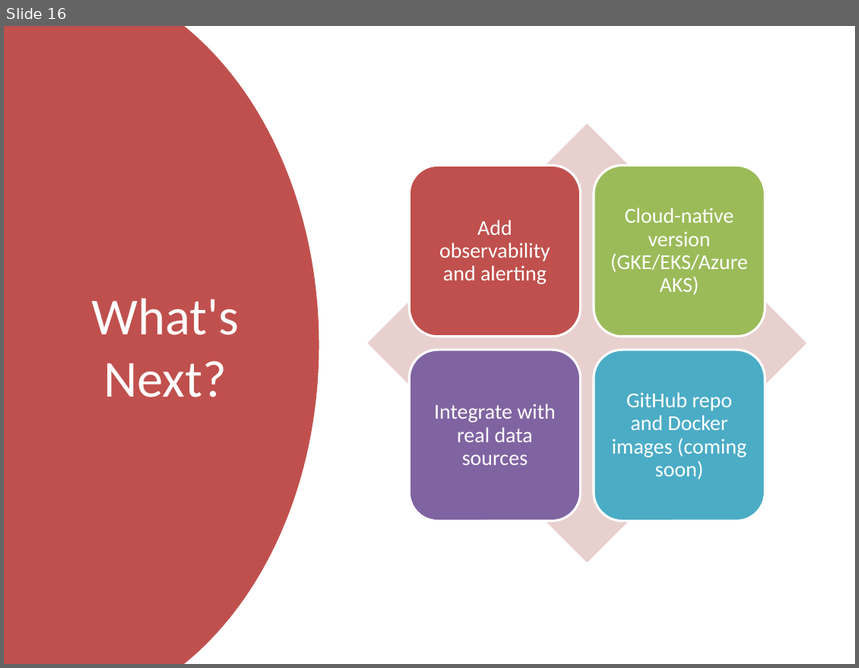
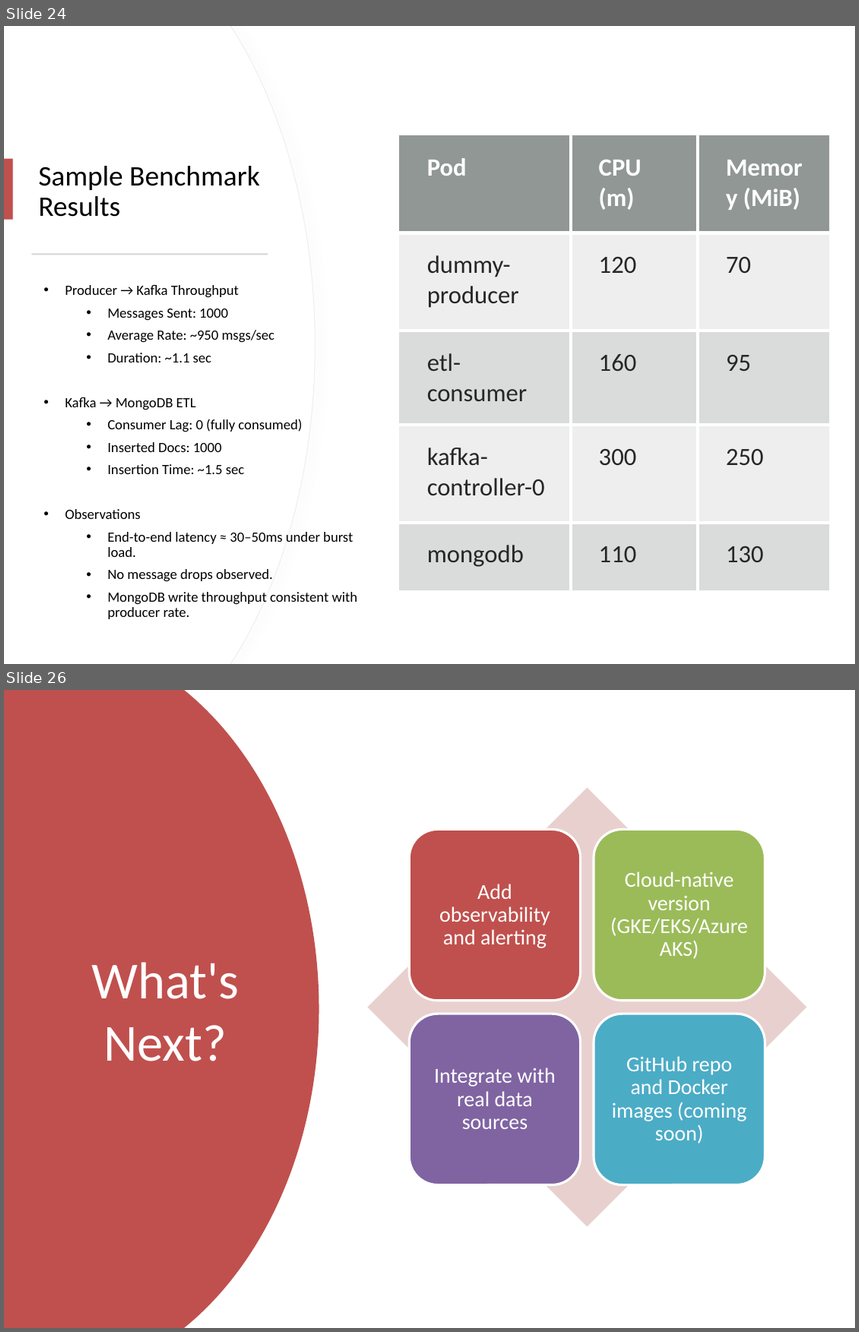
Before and after one commit to rahulsidpatil/go-k8s-data-pipeline, a slide deck: ppt-artifacts/go_k8s_data_pipeline_updated.pptx. Shown one above the other, each under a label of ours: slide 16 before the commit, slides 24 and 26 after it; the slides between them are not shown. The pictures are 859x668 and 859x1332 pixels, drawn with LibreOffice and Linux fonts; fonts in the diff are those of the drawing. Boxes give left, top, right and bottom in pixels: in the first picture for what was removed or moved away, otherwise in the second. Text is boxed around its words. In the diff, an @@ line names an element or a change of style, - is before the commit and + after.

```diff
--- a/ppt-artifacts/go_k8s_data_pipeline_updated.pptx
+++ b/ppt-artifacts/go_k8s_data_pipeline_updated.pptx
@@ slide 24 added at (4, 26, 855, 664), background #FFFFFF @@
@@ freeform shape added at (4, 26, 315, 664), fill #FFFFFF, outline #EFEFEF 0.75 pt @@
@@ freeform shape added at (4, 26, 315, 664), fill #FFFFFF @@
@@ table added at (399, 135, 829, 591), 5 rows, 3 columns @@
+Pod | CPU (m) | Memory (MiB)
+dummy-producer | 120 | 70
+etl-consumer | 160 | 95
+kafka-controller-0 | 300 | 250
+mongodb | 110 | 130
@@ rectangle added at (4, 159, 12, 220), fill #C0504D @@
@@ title added at (38, 166, 259, 217), 24 pt, text #000000 @@
+Sample Benchmark Results
@@ rectangle added at (31, 253, 267, 255), fill #D5D5D5 @@
@@ text added at (65, 285, 358, 620), 12 pt, text #000000 @@
+• Producer → Kafka Throughput
+  • Messages Sent: 1000
+  • Average Rate: ~950 msgs/sec
+  • Duration: ~1.1 sec
+• Kafka → MongoDB ETL
+  • Consumer Lag: 0 (fully consumed)
+  • Inserted Docs: 1000
+  • Insertion Time: ~1.5 sec
+• Observations
+  • End-to-end latency ≈ 30–50ms under burst load.
+  • No message drops observed.
+  • MongoDB write throughput consistent with producer rate.
@@ what was slide 16 is now slide 26 @@
```
Also in this commit, not shown: 5 slides changed, 9 other slides added, 2 other files.
